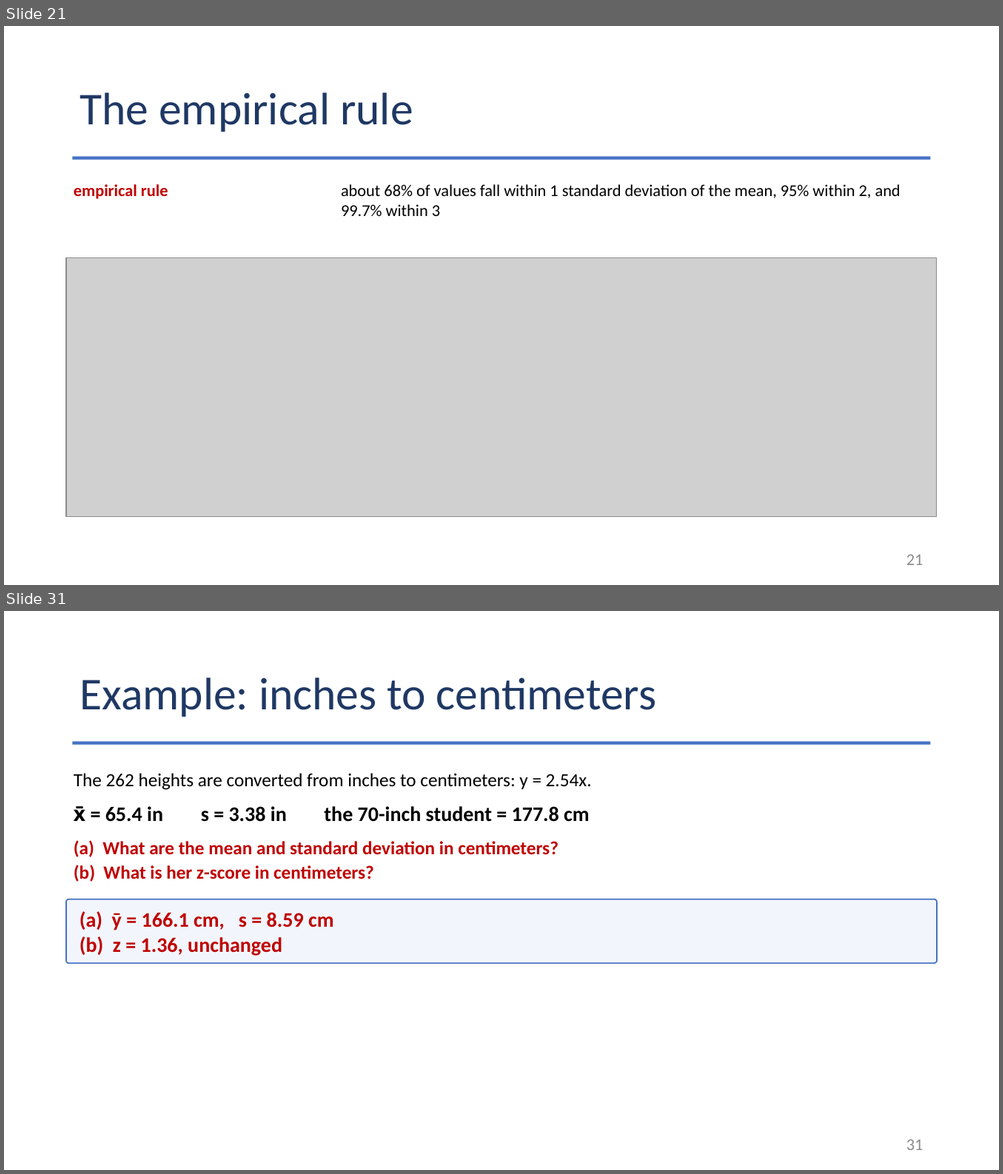
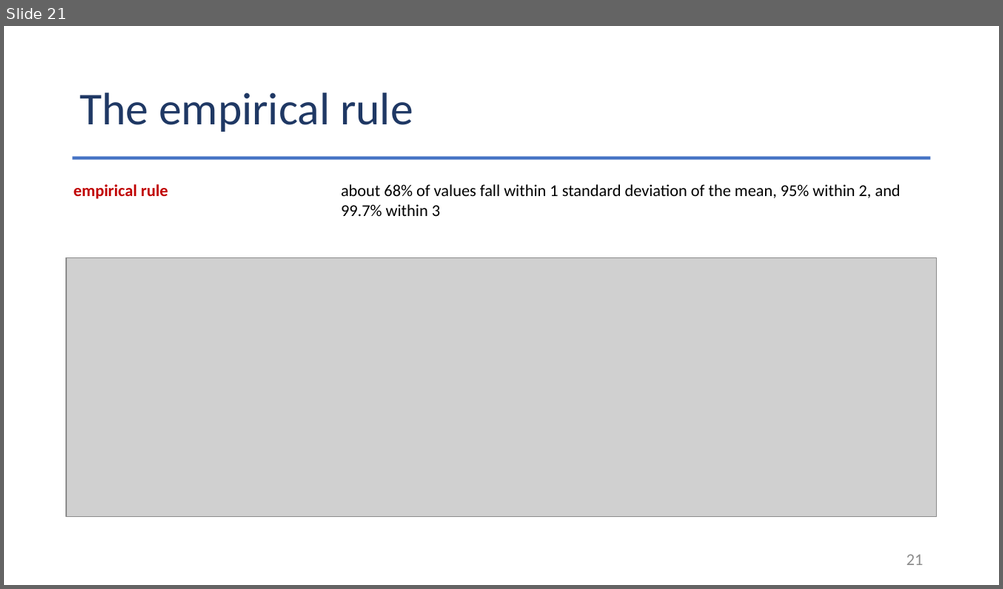
Before and after one commit to Jarred6068/Kvamme_UI_STAT251, a slide deck: docs/lecture_slides/Week 6/Week6_Lecture12_Slides_9_28_2026.pptx. Shown one above the other, each under a label of ours: slides 21 and 31 before the commit, slide 21 after it; the slides between them are not shown. The pictures are 1003x1174 and 1003x589 pixels, drawn with LibreOffice and Linux fonts; fonts in the diff are those of the drawing; grey boxes stand for pictures. Boxes give left, top, right and bottom in pixels: in the first picture for what was removed or moved away, otherwise in the second. Text is boxed around its words. In the diff, an @@ line names an element or a change of style, - is before the commit and + after.

```diff
--- a/docs/lecture_slides/Week 6/Week6_Lecture12_Slides_9_28_2026.pptx
+++ b/docs/lecture_slides/Week 6/Week6_Lecture12_Slides_9_28_2026.pptx
@@ slide 31 removed at (4,611,999,1170), background #FFFFFF @@
@@ title removed at (79,678,656,717) @@
-Example: inches to centimeters
@@ rectangle removed at (73,741,930,744) @@
@@ text removed at (74,773,592,790) @@
-The 262 heights are converted from inches to centimeters: y = 2.54x.
@@ text removed at (74,806,589,822) @@
-x̄ = 65.4 in s = 3.38 in the 70-inch student = 177.8 cm
@@ text removed at (74,840,558,882) @@
-(a) What are the mean and standard deviation in centimeters?
-(b) What is her z-score in centimeters?
@@ rounded rectangle removed at (66,900,936,964) @@
-(a) ȳ = 166.1 cm, s = 8.59 cm
-(b) z = 1.36, unchanged
@@ page number removed at (906,1139,923,1150) @@
-31
```
Also in this commit, not shown: 16 other slides removed, 37 other files.
